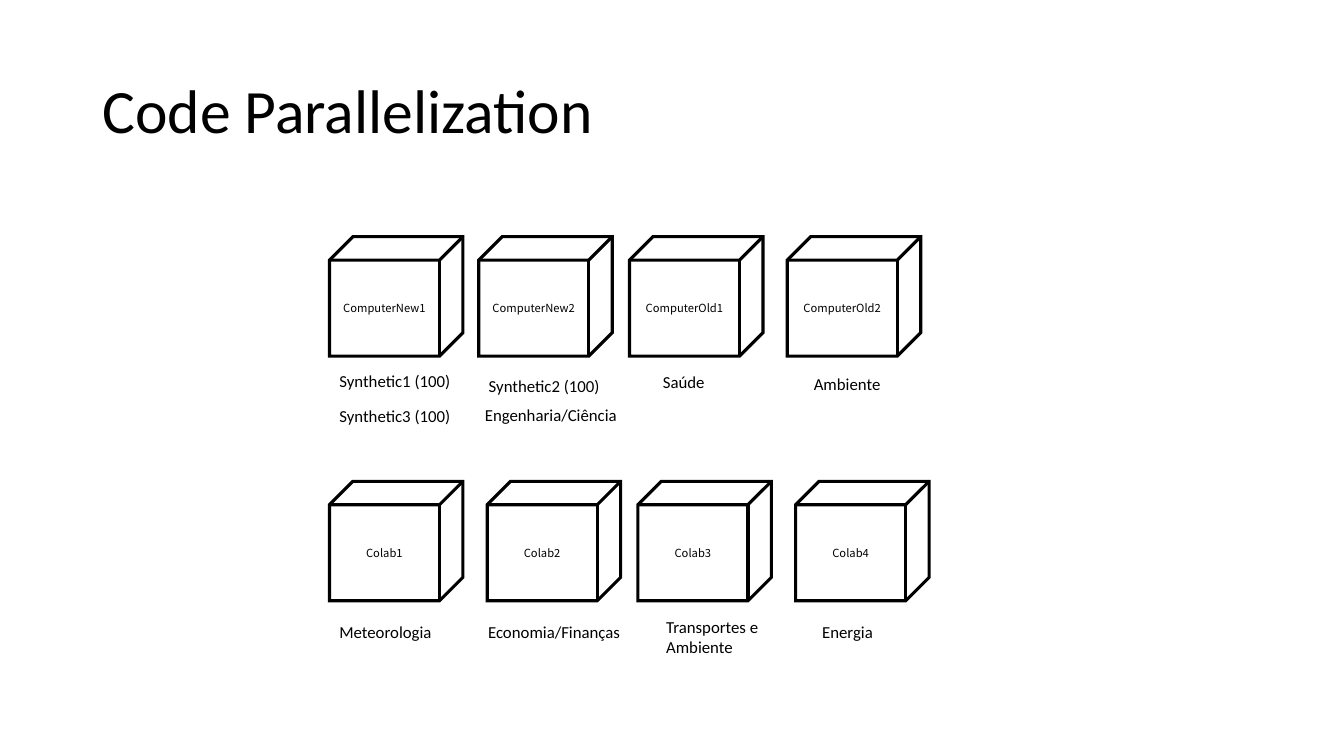
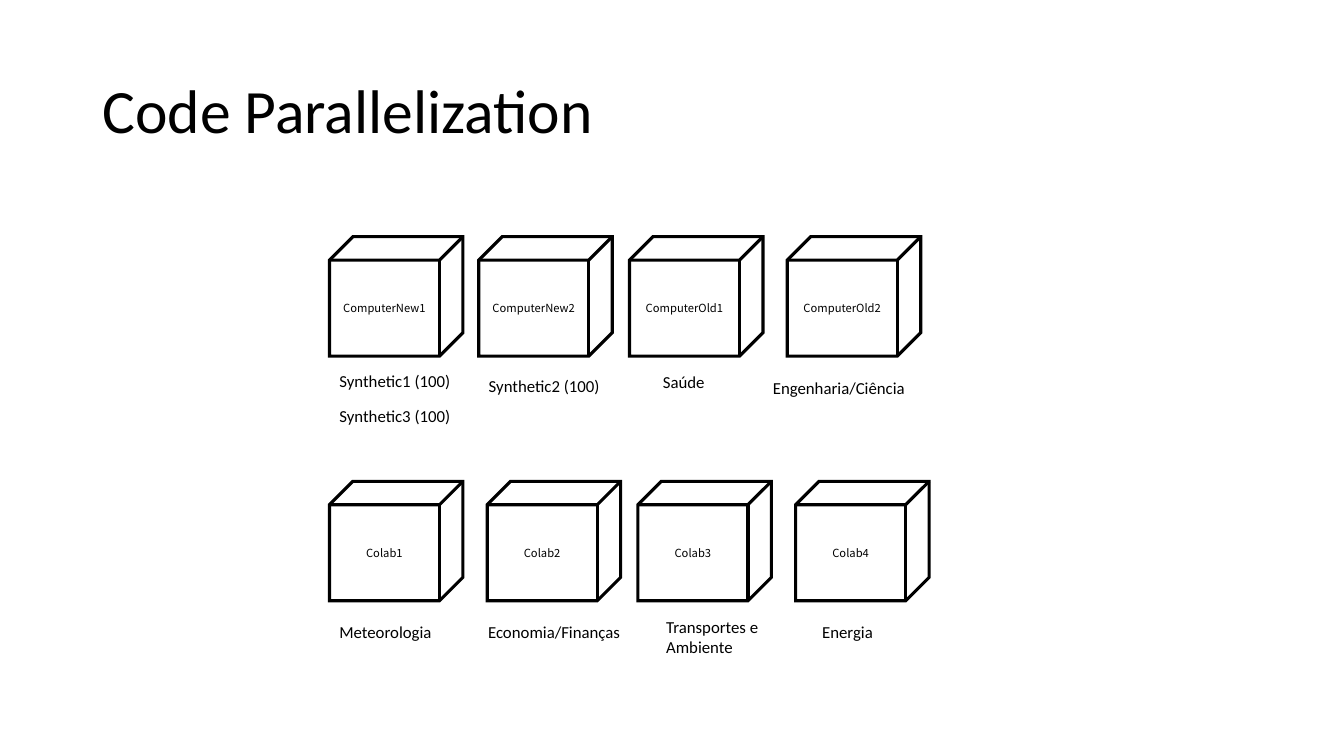
Before and after one commit to MiguelLoureiro98/timecave, a slide deck: slide 5 of papers/.ppt/TimeSeriesCV_31052024.pptx (slide 4 before the commit). Drawn at 1344x756 pixels with LibreOffice and Linux fonts; fonts in the diff are those of the drawing. Boxes give left, top, right and bottom in pixels: in the first picture for what was removed or moved away, otherwise in the second. Text is boxed around its words. In the diff, an @@ line names an element or a change of style, - is before the commit and + after.

```diff
--- a/papers/.ppt/TimeSeriesCV_31052024.pptx
+++ b/papers/.ppt/TimeSeriesCV_31052024.pptx
@@ text "Engenharia/Ciência" moved from (x1=485, y1=409, x2=617, y2=424) to (x1=773, y1=382, x2=905, y2=397) @@
@@ text removed at (x1=814, y1=378, x2=881, y2=390) @@
-Ambiente
```
Also in this commit, not shown: 3 other files.
